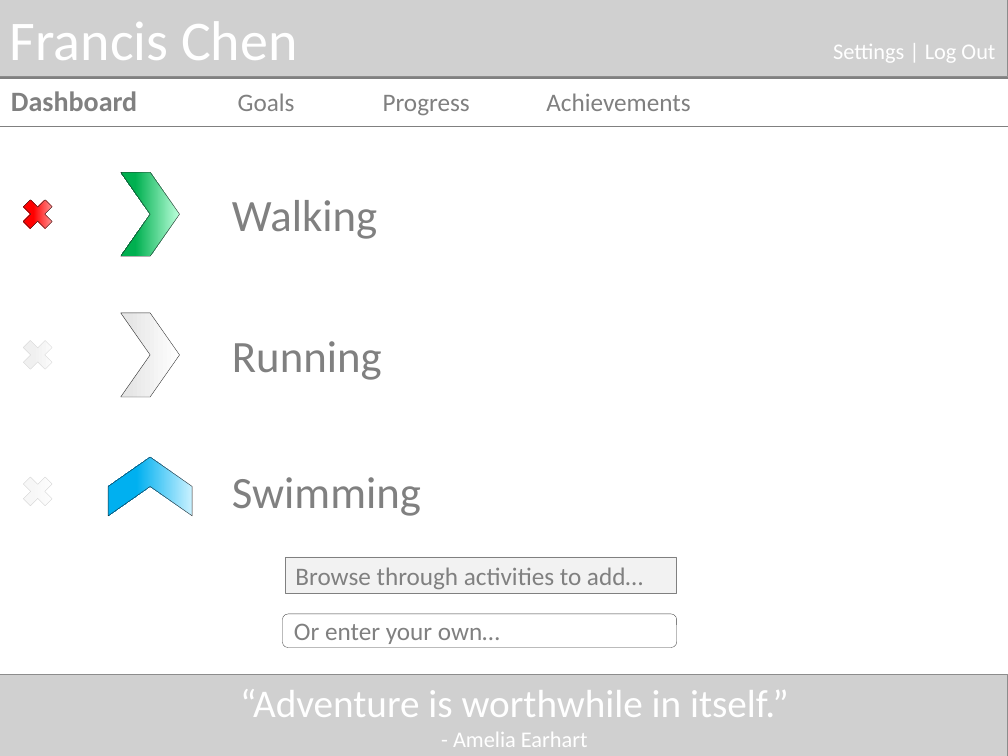
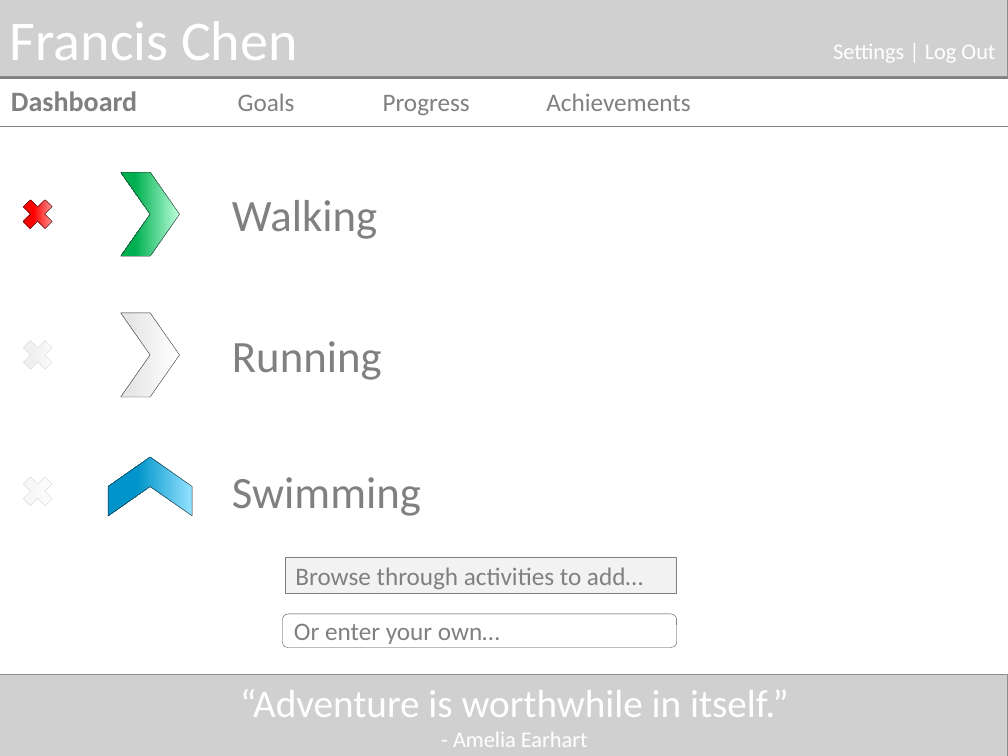
Before and after one commit to fxchen12/AlphaBrosPublic, a slide deck: slide 1 of docs/Mockups/First Draft/Draft Dashboard Mockup.pptx. Drawn at 1008x756 pixels with LibreOffice and Linux fonts; fonts in the diff are those of the drawing; grey boxes stand for pictures. Boxes give left, top, right and bottom in pixels: in the first picture for what was removed or moved away, otherwise in the second. Text is boxed around its words. In the diff, an @@ line names an element or a change of style, - is before the commit and + after.

```diff
--- a/docs/Mockups/First Draft/Draft Dashboard Mockup.pptx
+++ b/docs/Mockups/First Draft/Draft Dashboard Mockup.pptx
@@ chevron at <box>108,457,192,516</box>: fill gradient #C9F1FF to #00B0F0 to gradient #93E2FF to #0094CA @@
```
Also in this commit, not shown: 9 other files.
